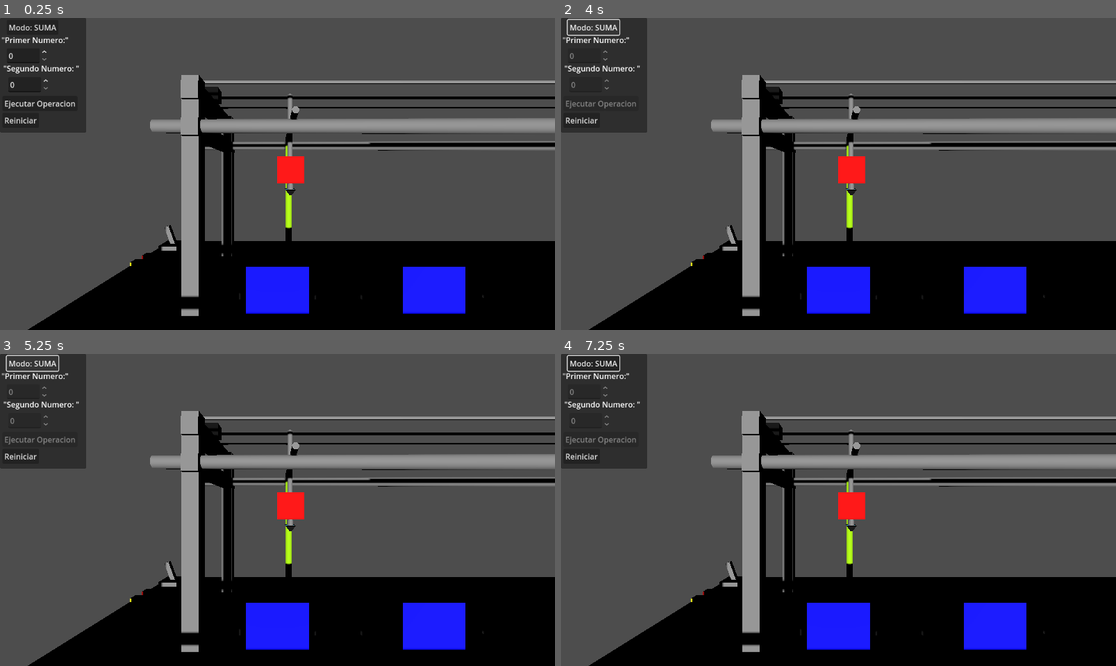
Above: before the commit, frames 1-4 (two rows, left to right).
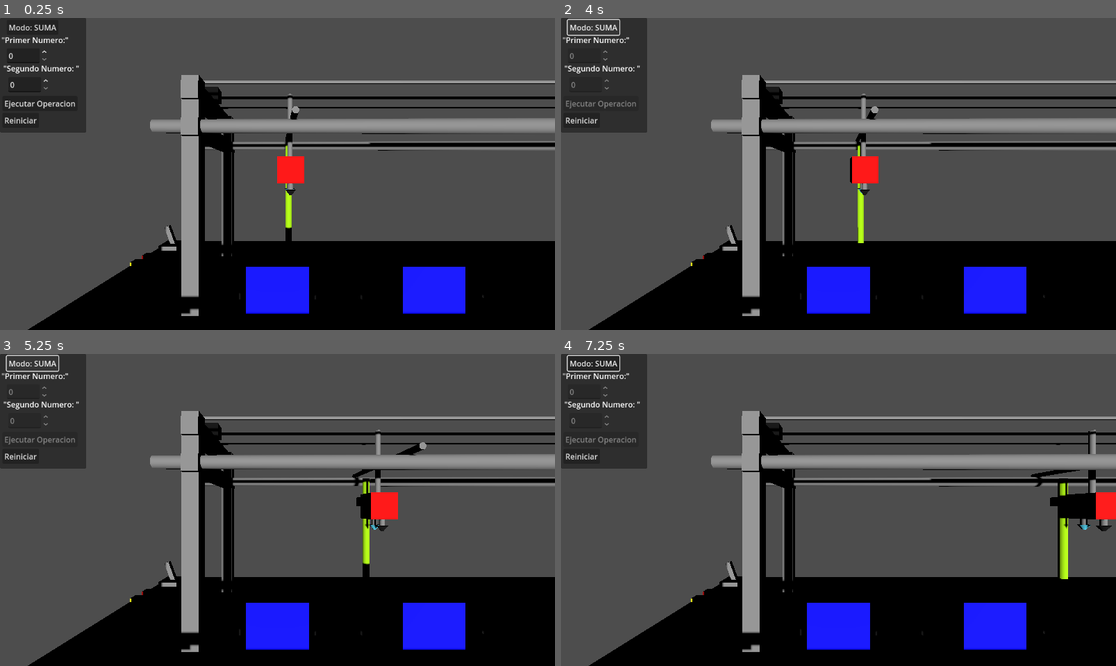
Above: after the commit, the same moments.

Repository: PA1IN/maquina_turing
Game: Godot game, scene res://Escenas/main.tscn
Same seed, same stepped clock (60 frames per second), same inputs: the game is played once before the commit and once after it.
Inputs (mouse positions are in pixels of both pictures, inside the frame that each line leads up to):
- Up to frame 1 (0.25 s): no input
- Up to frame 2 (4 s): click "Reiniciar" at 0.5 s; click "Reiniciar" at 1.25 s; click "Reiniciar" at 2 s; click "Ejecutar Operacion" at 2.75 s; click "Modo: SUMA" at 3.5 s
- Up to frame 3 (5.25 s): click "Modo: SUMA" at 4.25 s; click "Modo: SUMA" at 5 s
- Up to frame 4 (7.25 s): move the mouse to (960, 494) at 5.77 s; click (960, 494) at 5.92 s; tap Enter at 6.5 s; move the mouse to (727, 525) at 6.52 s; click (727, 525) at 6.67 s

The runs differ from the first frame. In frame 1, less than 0.1% of the frame differs, in the area x 32-35%, y 93-96%; in frame 2, 1.3%; in frame 3, 2.1%; in frame 4, 2.6%, in the area x 32-100%, y 24-96%.

Commit message:
Modelos y suma
Se agrego un modelo de arduino y se arreglo la logica de la suma para que pueda sumar numeros sin importar cuantos 0 hayan en el primer numero

Diff:
--- a/Escenas/main.tscn
+++ b/Escenas/main.tscn
@@ -1,10 +1,11 @@
-[gd_scene load_steps=36 format=3 uid="uid://ys6hxwf0nyca"]
+[gd_scene load_steps=37 format=3 uid="uid://ys6hxwf0nyca"]
 
 [ext_resource type="PackedScene" uid="uid://bq8e70vj3dflx" path="res://Escenas/celda.tscn" id="1_6lbni"]
 [ext_resource type="Script" uid="uid://dbkkw4n5sqgmt" path="res://Scripts/main.gd" id="1_vt1rs"]
 [ext_resource type="Script" uid="uid://bnnyqnipikg2v" path="res://Scripts/gimbal_camara.gd" id="3_0kh0y"]
 [ext_resource type="Script" uid="uid://dr5wdutxioeoi" path="res://Scripts/switch.gd" id="4_7xwpo"]
 [ext_resource type="PackedScene" uid="uid://nkqfxneb8ayb" path="res://Escenas/Boton3D.tscn" id="5_2ia52"]
+[ext_resource type="ArrayMesh" uid="uid://cgc7ycxot5wep" path="res://Escenas/arduino-nano.obj" id="6_crgrh"]
 
 [sub_resource type="BoxMesh" id="BoxMesh_0kh0y"]
 
@@ -415,3 +416,7 @@
 text = "Palo que mueve los cubos:
 Largo : 7 cm
 Grosor: 0.4 cm"
+
+[node name="ArduinoNano" type="MeshInstance3D" parent="."]
+transform = Transform3D(1, 0, 0, 0, 1, 0, 0, 0, 1, -3.496297, 0, 15.860672)
+mesh = ExtResource("6_crgrh")
--- a/Scripts/main.gd
+++ b/Scripts/main.gd
@@ -41,7 +41,7 @@
 var reglas_suma = {
 	"q0": {
 		1: {"escribir": 0, "mover": 1, "next": "q1"},
-		0: {"escribir": 0, "mover": 0, "next": "FINAL"}
+		0: {"escribir": 0, "mover": 1, "next": "q0"}
 	},
 	"q1": {
 		1: {"escribir": 1, "mover": 1, "next": "q1"},
Not shown, added: Escenas/arduino-nano.obj
Not shown, added: Escenas/arduino-nano.obj.import
Not shown, added: Escenas/protoboard.f3d
Not shown, added: Escenas/protoboard.stl
